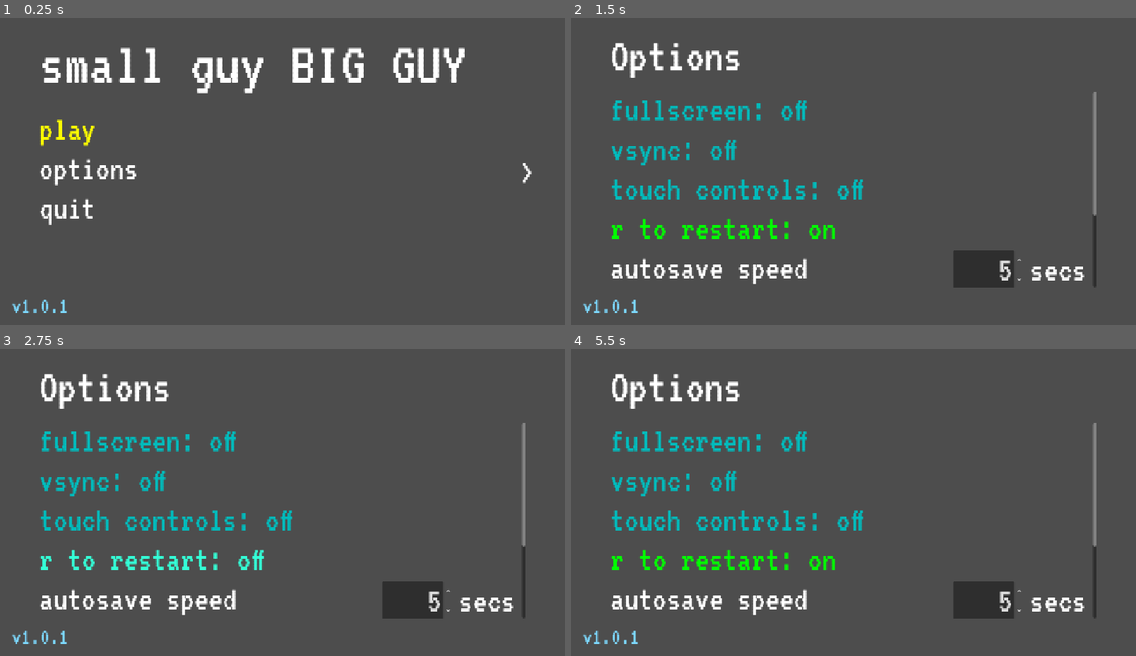
Above: before the commit, frames 1-4 (two rows, left to right).
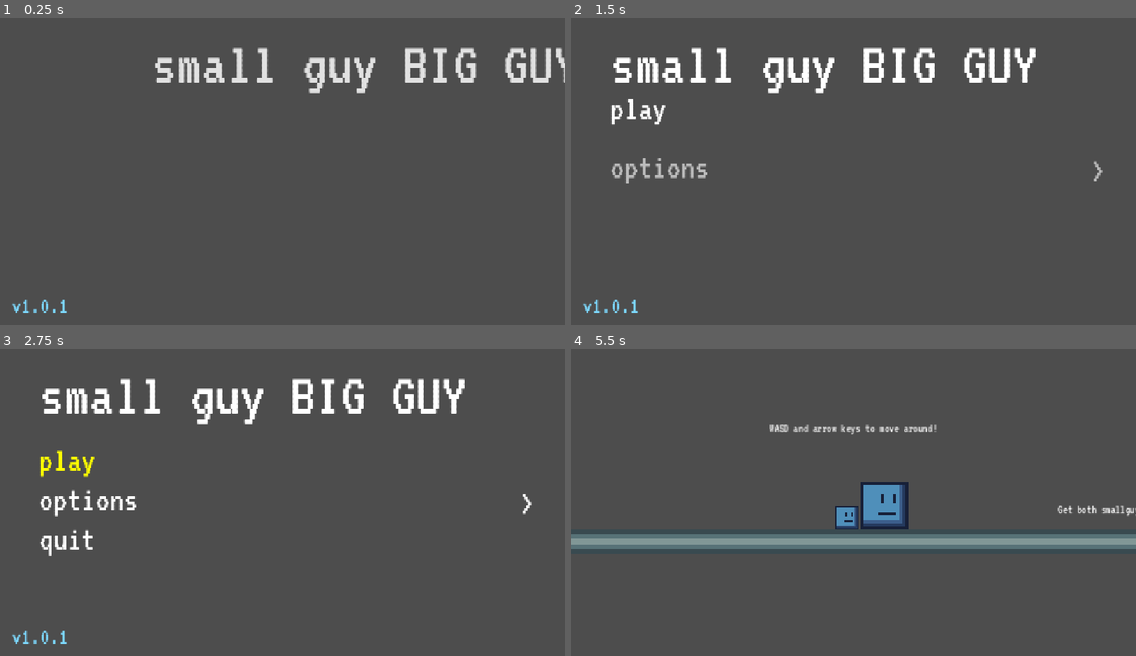
Above: after the commit, the same moments.

Repository: itstntcraft123/small-guy-big-guy
Game: Godot game, scene res://scenes/main_menu.tscn
Same seed, same stepped clock (60 frames per second), same inputs: the game is played once before the commit and once after it.
Inputs (mouse positions are in pixels of both pictures, inside the frame that each line leads up to):
- Up to frame 1 (0.25 s): no input
- Up to frame 2 (1.5 s): click (661, 168) at 0.5 s, where only the run before the commit has a clickable "options"; click (723, 229) at 1.25 s, where only the run before the commit has a clickable "r to restart: off"
- Up to frame 3 (2.75 s): click (152, 560) at 2 s, where only the run before the commit has a clickable "r to restart: on"
- Up to frame 4 (5.5 s): click (638, 459) at 2.75 s, where only the run after the commit has a clickable "play"; click (723, 560) at 3.5 s, where only the run before the commit has a clickable "r to restart: off"; click (723, 560) at 4.25 s, where only the run before the commit has a clickable "r to restart: on"; click (723, 560) at 5 s, where only the run before the commit has a clickable "r to restart: off"

The runs differ from the first frame. In frame 1, 6.1% of the frame differs, in the area x 7-100%, y 9-68%; in frame 2, 9.9%; in frame 3, 10%; in frame 4, 14%, in the area x 0-100%, y 8-97%.

Commit message:
added animation to main_menu.tscn

Diff:
--- a/scripts/main_menu.gd
+++ b/scripts/main_menu.gd
@@ -1,6 +1,56 @@
 extends Control
 
 @export var options_menu: PackedScene
+@export var title_slide_time := 0.6
+@export var button_slide_time := 0.8
+@export var button_stagger := 0.3
+@export var button_delay := 0.3
+
+func _ready() -> void:
+	await get_tree().process_frame
+	_play_intro()
+
+func _play_intro() -> void:
+	var title: Control = $MarginContainer/VBoxContainer/Title
+	var menu: Control = $MarginContainer/VBoxContainer/SelectMenu
+	var buttons: Array[Control] = [
+		menu.get_node("Play"),
+		menu.get_node("Options"),
+		menu.get_node("Quit"),
+	]
+
+	for b in buttons:
+		b.mouse_filter = Control.MOUSE_FILTER_IGNORE
+		b.focus_mode = Control.FOCUS_NONE
+
+	var title_end := title.position
+	title.position.x = get_viewport_rect().size.x
+	title.modulate.a = 0.0
+
+	var tween := create_tween()
+	tween.set_parallel(true)
+	tween.tween_property(title, "position:x", title_end.x, title_slide_time).set_trans(Tween.TRANS_CUBIC).set_ease(Tween.EASE_OUT)
+	tween.tween_property(title, "modulate:a", 1.0, title_slide_time * 0.5)
+
+	var button_ends: Array[float] = []
+	for b in buttons:
+		button_ends.append(b.position.y)
+		b.position.y = get_viewport_rect().size.y
+		b.modulate.a = 0.0
+
+	for i in buttons.size():
+		var delay := title_slide_time + button_delay + i * button_stagger
+		tween.tween_property(buttons[i], "position:y", button_ends[i], button_slide_time).set_delay(delay).set_trans(Tween.TRANS_BACK).set_ease(Tween.EASE_OUT)
+		tween.tween_property(buttons[i], "modulate:a", 1.0, button_slide_time * 0.6).set_delay(delay)
+
+	await tween.finished
+
+	for b in buttons:
+		b.mouse_filter = Control.MOUSE_FILTER_STOP
+		b.focus_mode = Control.FOCUS_ALL
+	buttons[0].grab_focus()
+
+
 
 func _on_select_menu_button_selected(item: Control) -> void:
 	match item.name:
